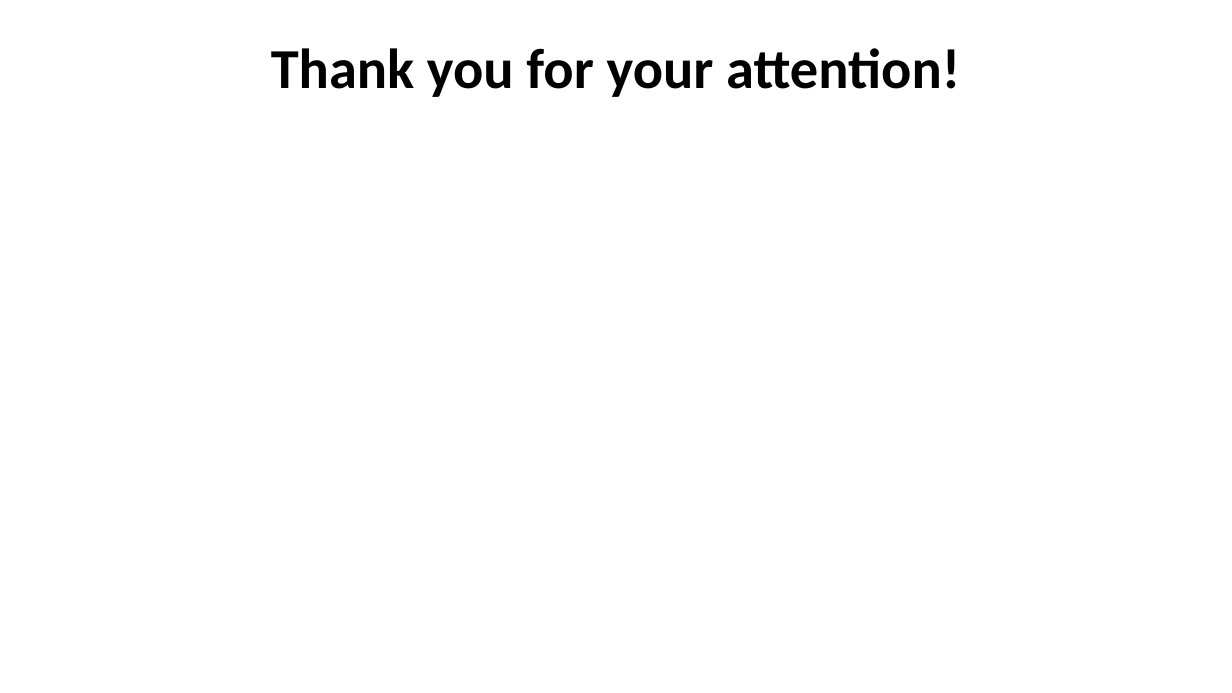
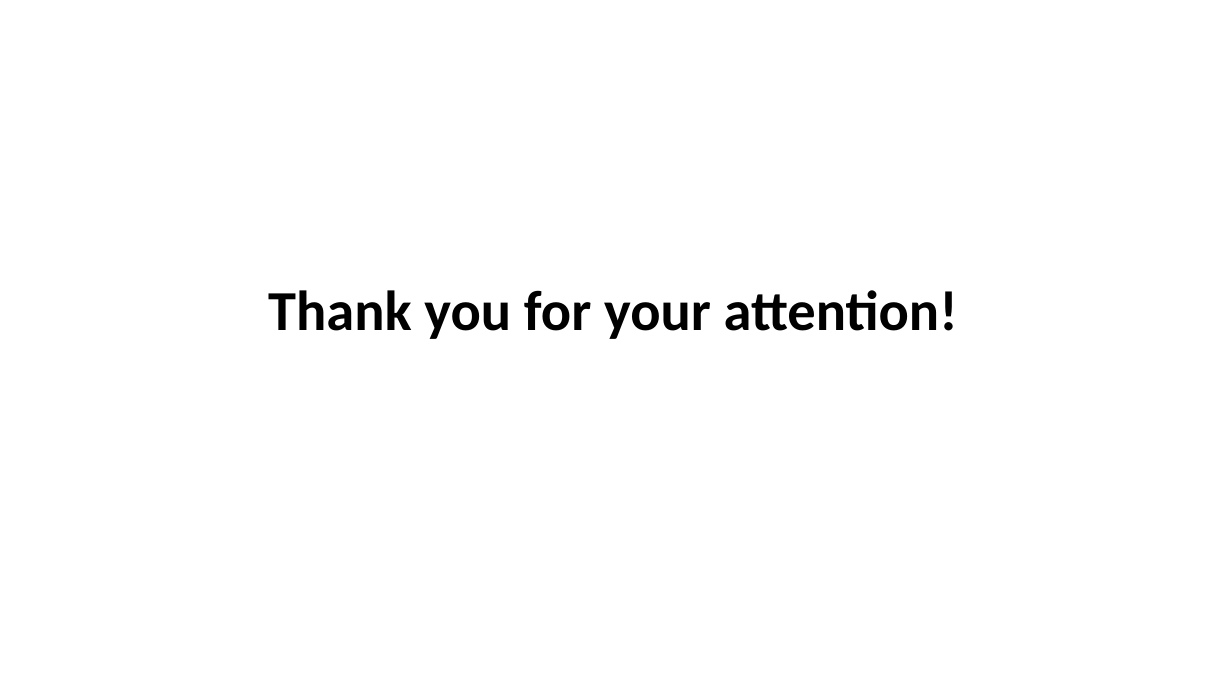
Before and after one commit to drewzxcvbnm/Nao-PPTX, a slide deck: slide 7 of naoPPTX.pptx. Drawn at 1232x693 pixels with LibreOffice and Linux fonts; fonts in the diff are those of the drawing. Boxes give left, top, right and bottom in pixels: in the first picture for what was removed or moved away, otherwise in the second. Text is boxed around its words. In the diff, an @@ line names an element or a change of style, - is before the commit and + after.

Commit message:
slide fix

```diff
--- a/naoPPTX.pptx
+++ b/naoPPTX.pptx
@@ title "Thank you for your attention!": place and size @@
-title "Thank you for your attention!" at (271,48,960,97)
+title "Thank you for your attention!" at (268,290,958,339)
```
Also in this commit, not shown: 1 other slide changed, 5 slides added, 5 slides removed, 2 other files.
